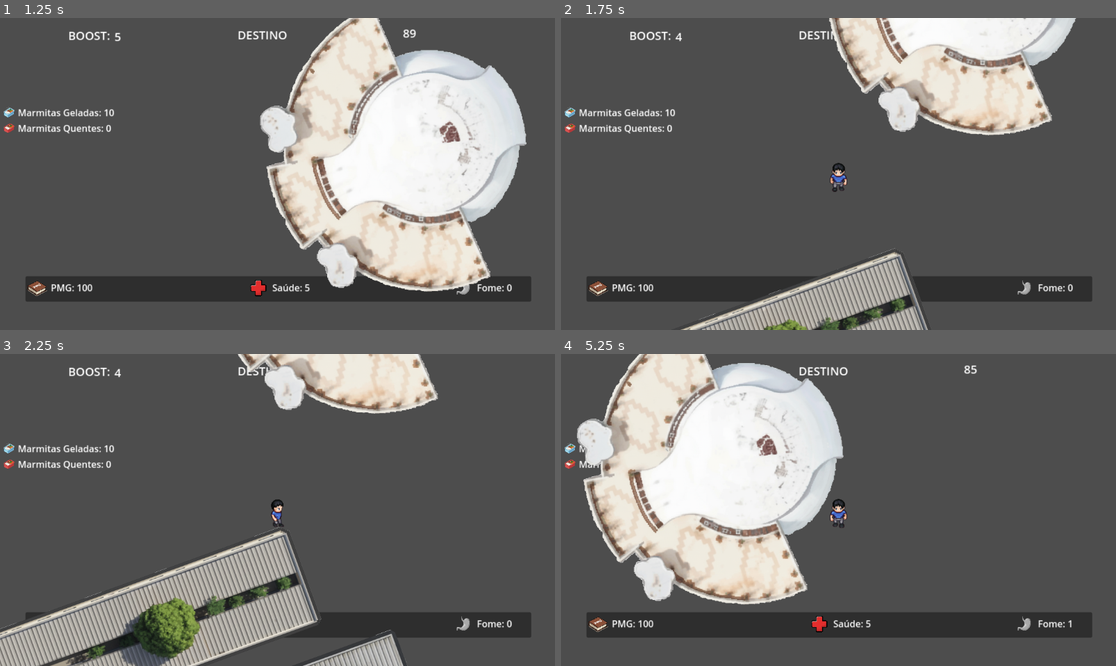
Above: before the commit, frames 1-4 (two rows, left to right).
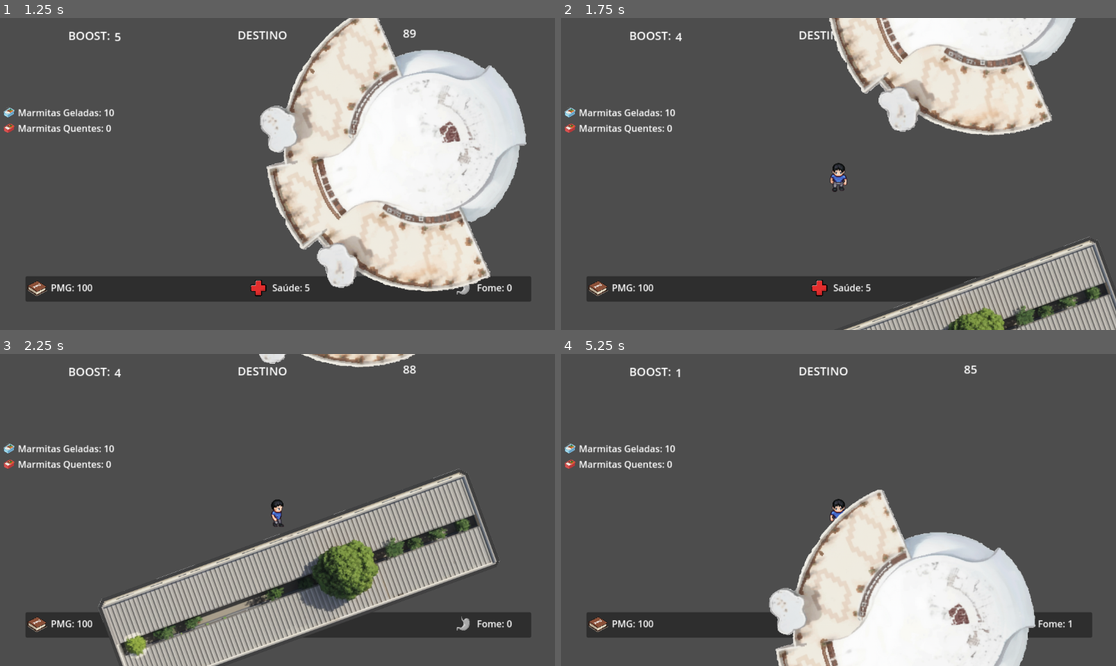
Above: after the commit, the same moments.

Repository: fdans104/CompGrafAv3
Game: Godot game, scene res://Cenas/main.tscn
Same seed, same stepped clock (60 frames per second), same inputs: the game is played once before the commit and once after it.
Inputs:
- Up to frame 1 (1.25 s): tap Enter at 0.5 s; hold D (right) from 0.53 s (still down); hold Space (boost) from 0.53 s (still down)
- Up to frame 2 (1.75 s): release D (right) at 1.28 s; release Space (boost) at 1.28 s; hold S (down) from 1.28 s (still down); tap Space (boost) at 1.35 s
- Up to frame 3 (2.25 s): release S (down) at 2.03 s; hold D (right) from 2.03 s (still down); hold Space (boost) from 2.03 s (still down)
- Up to frame 4 (5.25 s): release D (right) at 2.78 s; release Space (boost) at 2.78 s; hold W (up) 2.78-3.53 s; tap Space (boost) at 2.85, 4.35 s; hold Space (boost) 3.53-4.28 s; hold A (left) 3.53-5.03 s; hold S (down) from 5.03 s (still down); hold Space (boost) from 5.03 s (still down)

Frame 1 is identical in both runs. In frame 2, 12% of the frame differs, in the area x 21-100%, y 69-100%; in frame 3, 26%; in frame 4, 47%, in the area x 2-86%, y 0-100%.

Commit message:
+posição correta dos blocos

Diff:
--- a/ProjetoComputacaoGrafica/Cenas/main.tscn
+++ b/ProjetoComputacaoGrafica/Cenas/main.tscn
@@ -24,10 +24,10 @@
 position = Vector2(-800.5, 909.7)
 
 [node name="Bloco I" parent="." instance=ExtResource("5_ph1ny")]
-position = Vector2(647, 914)
+position = Vector2(984.293, 893.758)
 
 [node name="Bloco J" parent="." instance=ExtResource("6_hsm80")]
-position = Vector2(837, 1097)
+position = Vector2(1376.01, 1312.59)
 
 [node name="Biblioteca" parent="." instance=ExtResource("7_dj7rn")]
 position = Vector2(369.711, -764.384)
